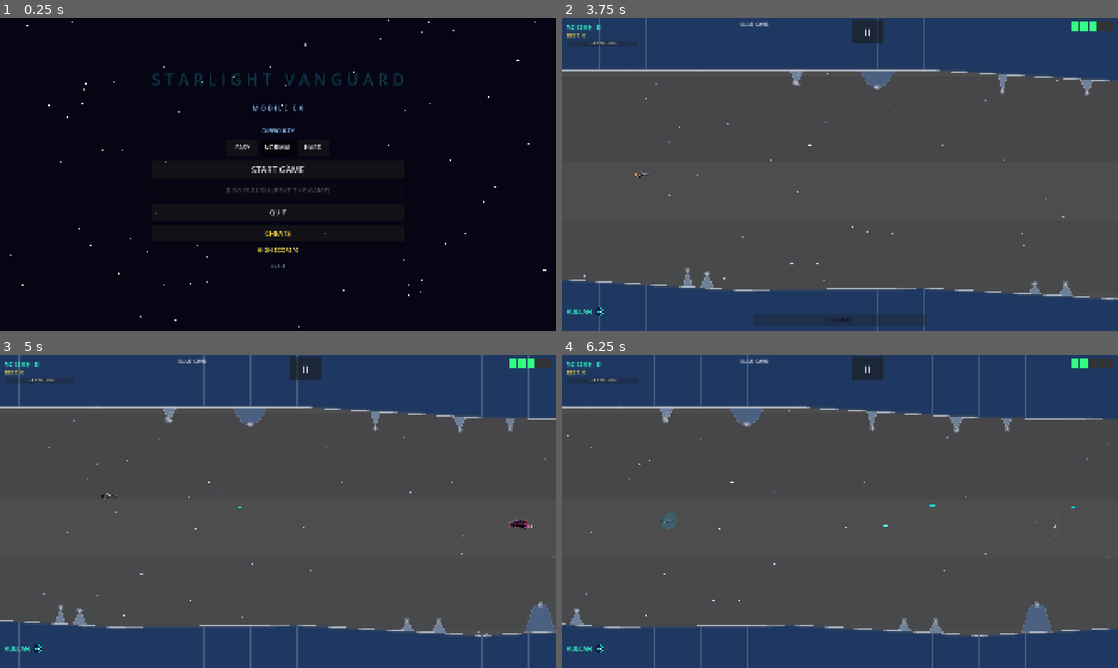
Above: before the commit, frames 1-4 (two rows, left to right).
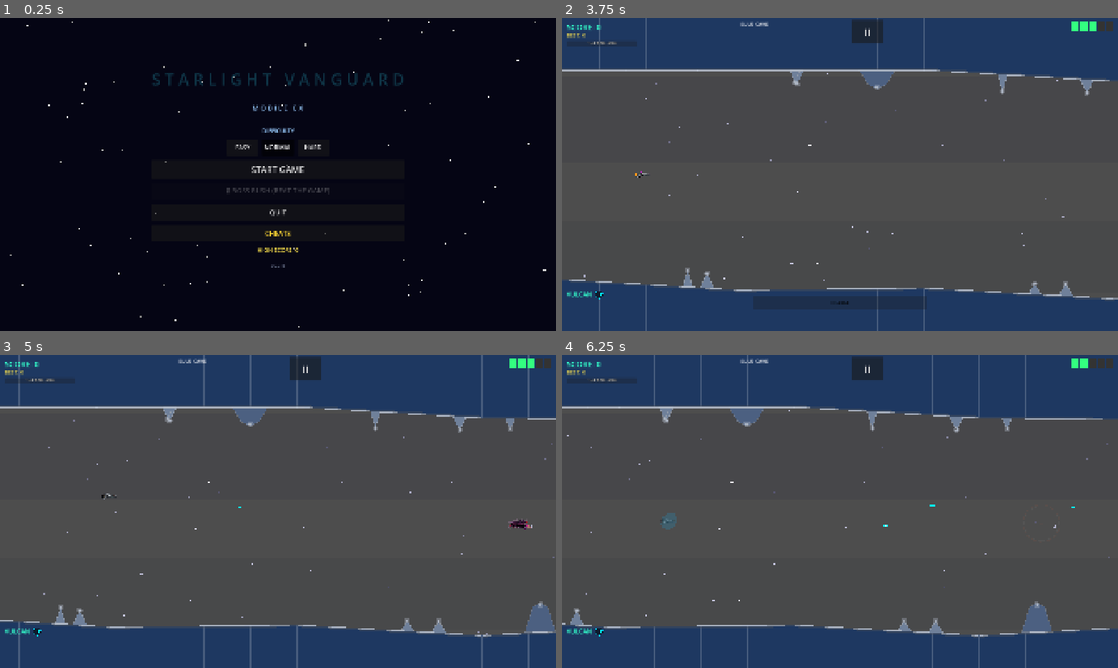
Above: after the commit, the same moments.

Repository: b6-stack/rtype-game
Game: Godot game, scene res://scenes/main_menu/MainMenu.tscn
Same seed, same stepped clock (60 frames per second), same inputs: the game is played once before the commit and once after it.
Inputs (mouse positions are in pixels of both pictures, inside the frame that each line leads up to):
- Up to frame 1 (0.25 s): no input
- Up to frame 2 (3.75 s): click "EASY" at 0.5 s; click "EASY" at 1.25 s; click "NORMAL" at 2 s; click "NORMAL" at 2.75 s; click "START GAME" at 3.5 s
- Up to frame 3 (5 s): tap Enter at 4.25 s; move the mouse to (400, 495) at 4.27 s; hold D (move_right) from 4.28 s (still down); tap Z (charge) at 4.35 s; click (400, 495) at 4.42 s
- Up to frame 4 (6.25 s): release D (move_right) at 5 s; drag from (728, 527) to (1079, 524) at 5.02 s; move the mouse to (895, 442) at 5.77 s; hold D (move_right) from 5.78 s (still down); tap Z (charge) at 5.85 s

The runs differ from the first frame. In frame 1, less than 0.1% of the frame differs, in the area x 50-52%, y 78-80%; in frame 2, 0.3%, in the area x 0-66%, y 87-99%; in frame 3, 0.2%; in frame 4, 0.2%.

Commit message:
Add Ultra Mode weapon-select buttons along the HUD bottom
A row of 10 icon+label buttons (one per weapon) now appears along the
bottom of the screen when Ultra Mode is active, letting the player tap
directly to any weapon instead of only cycling through pickups. The
currently-selected weapon's button is highlighted green.

Shifted WeaponRow and ChargeBar up to make permanent room at the very
bottom for this row; it's simply hidden (not built into the layout
gap) outside Ultra Mode, so normal play is visually unaffected besides
a slightly taller reserved margin.

v2.7.0

Co-Authored-By: Claude Sonnet 5 <noreply@anthropic.com>

Diff:
--- a/autoloads/GameState.gd
+++ b/autoloads/GameState.gd
@@ -8,7 +8,7 @@
 
 ## Bump this alongside export_presets.cfg's version/name on every release
 ## so the main menu version label reflects what's actually installed.
-const APP_VERSION := "2.6.4"
+const APP_VERSION := "2.7.0"
 
 signal score_changed(new_score: int)
 signal lives_changed(new_lives: int)
--- a/scenes/game/hud/HUD.gd
+++ b/scenes/game/hud/HUD.gd
@@ -12,6 +12,7 @@
 @onready var _weapon_label: Label = $Control/WeaponRow/WeaponLabel
 @onready var _weapon_icon_rect: TextureRect = $Control/WeaponRow/WeaponIcon
 @onready var _level_label: Label = $Control/LevelLabel
+@onready var _ultra_weapon_row: HBoxContainer = $Control/UltraWeaponRow
 
 signal pause_requested
 
@@ -32,6 +33,7 @@
 	_refresh_weapon()
 	_refresh_level()
 	_update_goal_bar(GameState.score, GameState.next_life_score_goal)
+	_build_ultra_weapon_row()
 
 # ── Public API ────────────────────────────────────────────────
 
@@ -105,16 +107,59 @@
 	"res://assets/sprites/weapons/icon_lightning.png",
 ]
 
+const WEAPON_NAMES: Array[String] = ["VULCAN","LASER","PLASMA","MISSILE","WAVE",
+		"BOUNCER","DRILL","RICOCHET","GRAVITY","LIGHTNING"]
+
+var _ultra_weapon_buttons: Array[Button] = []
+
 func _refresh_weapon() -> void:
-	const NAMES := ["VULCAN","LASER","PLASMA","MISSILE","WAVE",
-					"BOUNCER","DRILL","RICOCHET","GRAVITY","LIGHTNING"]
 	var idx := GameState.current_weapon_index
 	if _weapon_label:
-		_weapon_label.text = NAMES[idx] if idx < NAMES.size() else "?"
+		_weapon_label.text = WEAPON_NAMES[idx] if idx < WEAPON_NAMES.size() else "?"
 	if _weapon_icon_rect:
 		var path := WEAPON_ICON_PATHS[idx] if idx < WEAPON_ICON_PATHS.size() else ""
 		if ResourceLoader.exists(path):
 			_weapon_icon_rect.texture = load(path)
+	_refresh_ultra_weapon_highlight()
+
+## Ultra Mode reward: a row of buttons along the bottom letting the player
+## jump straight to any weapon instead of only cycling via pickups.
+func _build_ultra_weapon_row() -> void:
+	if _ultra_weapon_row == null:
+		return
+	if not GameState.ultra_mode_enabled:
+		_ultra_weapon_row.visible = false
+		return
+
+	_ultra_weapon_row.visible = true
+	for child in _ultra_weapon_row.get_children():
+		child.queue_free()
+	_ultra_weapon_buttons.clear()
+
+	for i in WEAPON_NAMES.size():
+		var btn := Button.new()
+		btn.custom_minimum_size = Vector2(120, 56)
+		btn.text = WEAPON_NAMES[i]
+		btn.add_theme_font_size_override("font_size", 12)
+		var icon_path := WEAPON_ICON_PATHS[i] if i < WEAPON_ICON_PATHS.size() else ""
+		if ResourceLoader.exists(icon_path):
+			btn.icon = load(icon_path)
+			btn.expand_icon = true
+			btn.icon_alignment = HORIZONTAL_ALIGNMENT_CENTER
+			btn.vertical_icon_alignment = VERTICAL_ALIGNMENT_TOP
+		btn.pressed.connect(_on_ultra_weapon_button_pressed.bind(i))
+		_ultra_weapon_row.add_child(btn)
+		_ultra_weapon_buttons.append(btn)
+
+	_refresh_ultra_weapon_highlight()
+
+func _on_ultra_weapon_button_pressed(index: int) -> void:
+	GameState.set_weapon(index)
+
+func _refresh_ultra_weapon_highlight() -> void:
+	var idx := GameState.current_weapon_index
+	for i in _ultra_weapon_buttons.size():
+		_ultra_weapon_buttons[i].modulate = Color(0.4, 1.0, 0.6) if i == idx else Color.WHITE
 
 func _refresh_level() -> void:
 	var idx: int = GameState.level - 1
--- a/scenes/game/hud/HUD.tscn
+++ b/scenes/game/hud/HUD.tscn
@@ -94,9 +94,9 @@
 offset_left = 16.0
 anchor_top = 1.0
 anchor_bottom = 1.0
-offset_top = -84.0
+offset_top = -144.0
 offset_right = 220.0
-offset_bottom = -48.0
+offset_bottom = -108.0
 theme_override_constants/separation = 8
 
 [node name="WeaponLabel" type="Label" parent="Control/WeaponRow"]
@@ -121,8 +121,8 @@
 anchor_bottom = 1.0
 offset_left = -300.0
 offset_right = 300.0
-offset_top = -60.0
-offset_bottom = -16.0
+offset_top = -120.0
+offset_bottom = -76.0
 value = 0.0
 show_percentage = false
 theme_override_colors/font_color = Color(0, 1, 1, 1)
@@ -137,3 +137,16 @@
 vertical_alignment = 1
 theme_override_font_sizes/font_size = 16
 theme_override_colors/font_color = Color(0, 0, 0, 0.9)
+
+[node name="UltraWeaponRow" type="HBoxContainer" parent="Control"]
+visible = false
+layout_mode = 1
+anchor_left = 0.5
+anchor_right = 0.5
+anchor_top = 1.0
+anchor_bottom = 1.0
+offset_left = -690.0
+offset_right = 690.0
+offset_top = -64.0
+offset_bottom = -8.0
+theme_override_constants/separation = 8
Not shown, changed: export_presets.cfg
